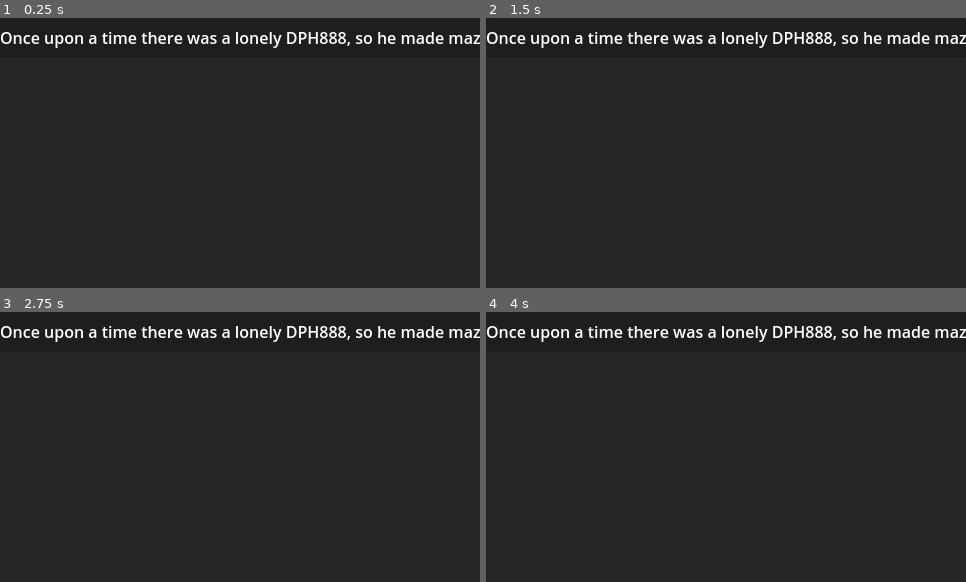
Above: before the commit, frames 1-4 (two rows, left to right).
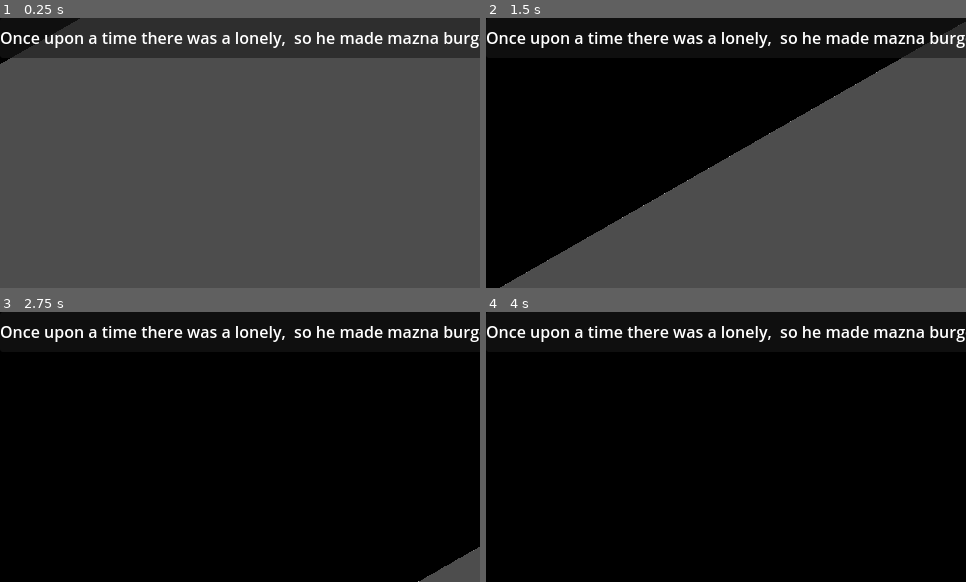
Above: after the commit, the same moments.

Repository: D2rkL1fe/Ghost-churros-and-evil-ghost-burger
Game: Godot game, scene res://scenes/start/start.tscn
The game is run twice, just before and just after one commit, with the same random seed, the same clock (stepped at 60 frames per second) and the same inputs.
Inputs:
- Up to frame 1 (0.25 s): no input
- Up to frame 2 (1.5 s): no input
- Up to frame 3 (2.75 s): no input
- Up to frame 4 (4 s): tap Enter at 3.5 s

The runs differ from the first frame. In frame 1, 86% of the frame differs, in the area x 0-100%, y 0-100%; in frame 2, 86%; in frame 3, 86%; in frame 4, 86%.

Commit message:
cut scene begining

Diff:
--- /dev/null
+++ b/character_body_2d.gd
@@ -0,0 +1,12 @@
+extends CharacterBody2D
+
+# Основни свойства на Чуроса
+var churro_name: String = "Чурос"
+var heal_amount: int = 10        # колко живот връща
+var value: int = 1               # колко точки носи
+var is_collected: bool = false   # дали вече е взет
+
+# Декоративни свойства
+var rotation_speed: float = 60.0 # въртене за ефект
+var float_height: float = 5.0    # височина на поклащане
+var float_speed: float = 2.0     # колко бързо се поклаща
--- /dev/null
+++ b/churros.gd
@@ -0,0 +1 @@
+extends Sprite2D
--- /dev/null
+++ b/entities/churros/character_body_2d.tscn
@@ -0,0 +1,18 @@
+[gd_scene load_steps=4 format=3 uid="uid://dahkdou1cgc4w"]
+
+[ext_resource type="Script" uid="uid://b0bj33ehmv133" path="res://character_body_2d.gd" id="1_hrlwh"]
+[ext_resource type="Texture2D" uid="uid://cndlc33h6jvus" path="res://entities/churros/churros.png" id="2_1pats"]
+
+[sub_resource type="CapsuleShape2D" id="CapsuleShape2D_p0uvp"]
+radius = 8.0
+height = 16.0
+
+[node name="CharacterBody2D" type="CharacterBody2D"]
+script = ExtResource("1_hrlwh")
+
+[node name="Churros" type="Sprite2D" parent="."]
+texture_filter = 1
+texture = ExtResource("2_1pats")
+
+[node name="CollisionShape2D" type="CollisionShape2D" parent="."]
+shape = SubResource("CapsuleShape2D_p0uvp")
--- /dev/null
+++ b/entities/churros/main.tscn
@@ -0,0 +1,3 @@
+[gd_scene format=3 uid="uid://bivks2pcm2rwl"]
+
+[node name="Node" type="Node"]
--- a/scenes/start/start.tscn
+++ b/scenes/start/start.tscn
@@ -1,4 +1,43 @@
-[gd_scene format=3 uid="uid://cqwggfiop21ya"]
+[gd_scene load_steps=5 format=3 uid="uid://cqwggfiop21ya"]
+
+[ext_resource type="Texture2D" uid="uid://5ebb8y85cnlk" path="res://output-onlinepngtools.png" id="1_662lp"]
+
+[sub_resource type="Animation" id="Animation_oeh0t"]
+resource_name = "Intro"
+length = 2.9905
+tracks/0/type = "value"
+tracks/0/imported = false
+tracks/0/enabled = true
+tracks/0/path = NodePath("TextureRect:size")
+tracks/0/interp = 1
+tracks/0/loop_wrap = true
+tracks/0/keys = {
+"times": PackedFloat32Array(0, 2.9666667),
+"transitions": PackedFloat32Array(1, 1),
+"update": 0,
+"values": [Vector2(0, 0), Vector2(964, 547)]
+}
+
+[sub_resource type="Animation" id="Animation_ae20m"]
+length = 0.001
+tracks/0/type = "value"
+tracks/0/imported = false
+tracks/0/enabled = true
+tracks/0/path = NodePath("TextureRect:size")
+tracks/0/interp = 1
+tracks/0/loop_wrap = true
+tracks/0/keys = {
+"times": PackedFloat32Array(0),
+"transitions": PackedFloat32Array(1),
+"update": 0,
+"values": [Vector2(0, 0)]
+}
+
+[sub_resource type="AnimationLibrary" id="AnimationLibrary_1eg8k"]
+_data = {
+&"Intro": SubResource("Animation_oeh0t"),
+&"RESET": SubResource("Animation_ae20m")
+}
 
 [node name="Start" type="Control"]
 layout_mode = 3
@@ -8,23 +47,35 @@
 grow_horizontal = 2
 grow_vertical = 2
 
-[node name="Background" type="ColorRect" parent="."]
+[node name="TextureRect" type="TextureRect" parent="."]
+texture_filter = 1
 layout_mode = 1
 anchors_preset = 15
 anchor_right = 1.0
 anchor_bottom = 1.0
+offset_right = -480.0
+offset_bottom = -270.0
 grow_horizontal = 2
 grow_vertical = 2
-color = Color(0.14767182, 0.14767179, 0.14767179, 1)
+texture = ExtResource("1_662lp")
+expand_mode = 1
 
 [node name="PanelContainer" type="PanelContainer" parent="."]
 layout_mode = 0
-offset_right = 40.0
-offset_bottom = 40.0
+anchor_right = 1.525
+anchor_bottom = 0.14814815
+offset_right = -692.0
+metadata/_edit_use_anchors_ = true
 
 [node name="MarginContainer" type="MarginContainer" parent="PanelContainer"]
 layout_mode = 2
 
 [node name="StoryLabel" type="Label" parent="PanelContainer/MarginContainer"]
 layout_mode = 2
-text = "Once upon a time there was a lonely DPH888, so he made mazna burgers and mazna all over the world"
+text = "Once upon a time there was a lonely,  so he made mazna burgers and mazna all over the world"
+
+[node name="AnimationPlayer" type="AnimationPlayer" parent="."]
+libraries = {
+&"": SubResource("AnimationLibrary_1eg8k")
+}
+autoplay = "Intro"
Not shown, added: character_body_2d.gd.uid
Not shown, added: churros.gd.uid
Binary file added: output-onlinepngtools.png
Not shown, added: output-onlinepngtools.png.import
